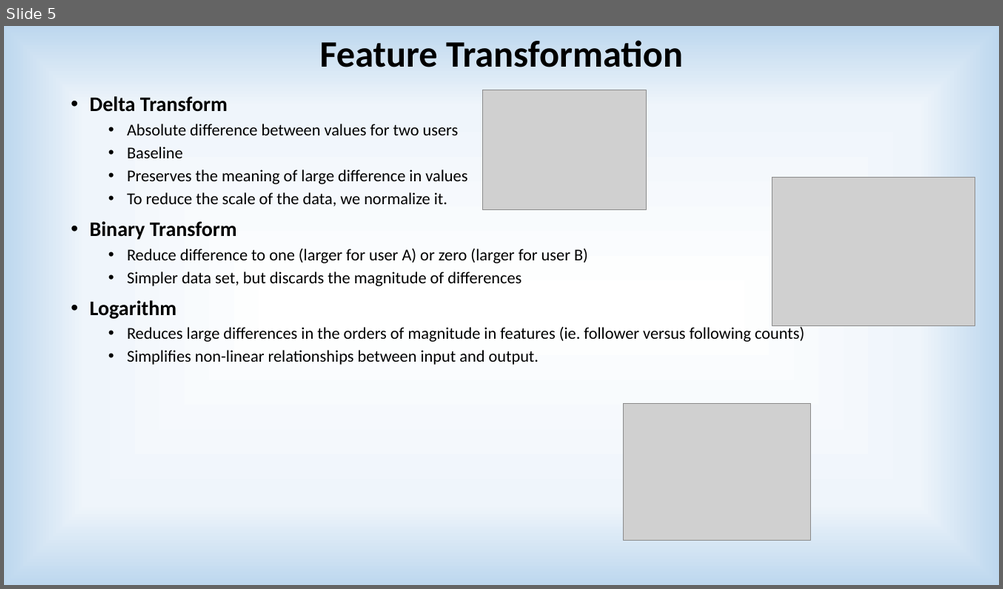
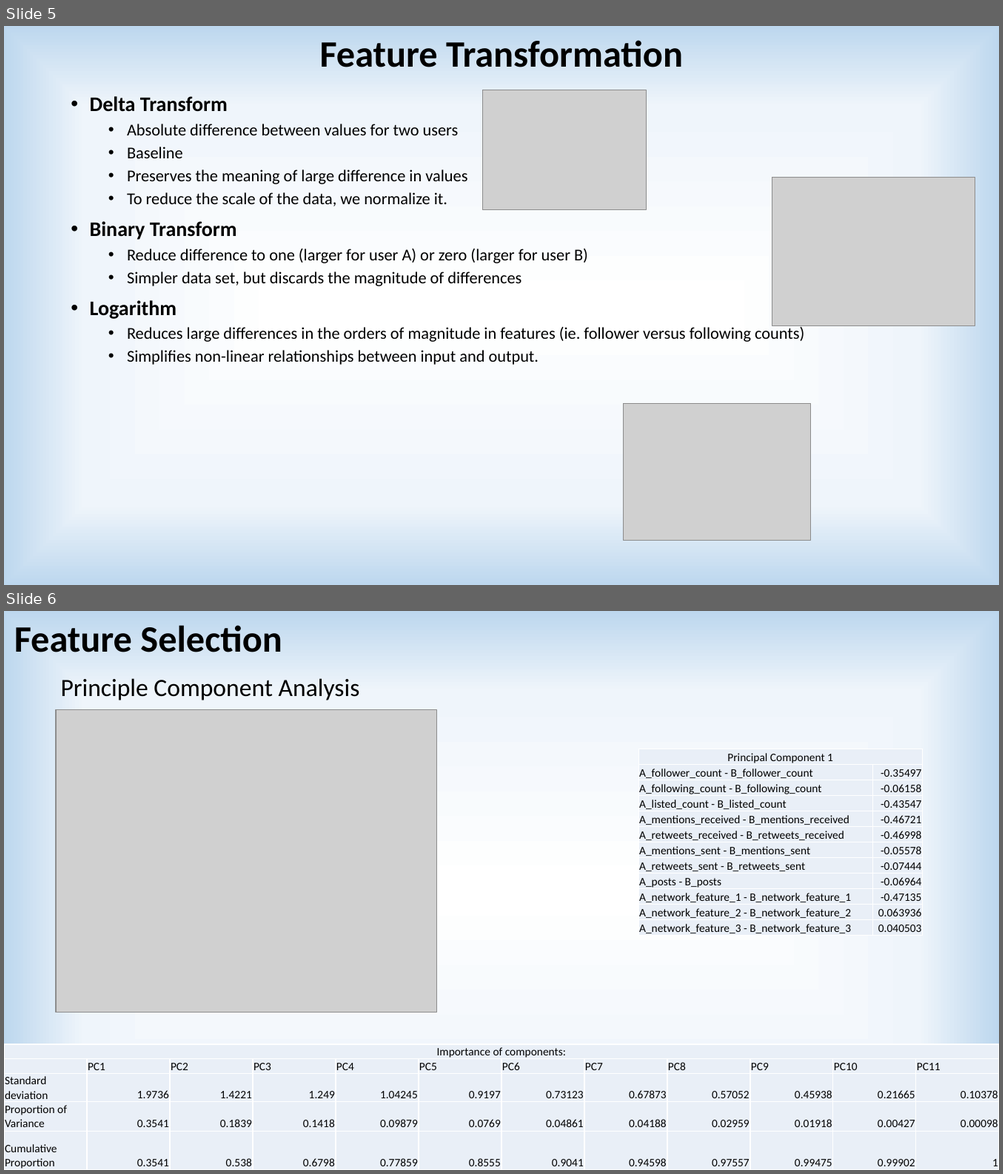
Before and after one commit to akshaymehra24/who-is-more-influential, a slide deck: Predicting Influencers in a Social Network.pptx. Shown one above the other, each under a label of ours: slide 5 before the commit, slides 5 and 6 after it. The pictures are 1003x589 and 1003x1174 pixels, drawn with LibreOffice and Linux fonts; fonts in the diff are those of the drawing; grey boxes stand for pictures. Boxes give left, top, right and bottom in pixels: in the first picture for what was removed or moved away, otherwise in the second. Text is boxed around its words. In the diff, an @@ line names an element or a change of style, - is before the commit and + after.

```diff
--- a/Predicting Influencers in a Social Network.pptx
+++ b/Predicting Influencers in a Social Network.pptx
@@ slide 6 added at bbox=[4, 611, 999, 1170], background gradient #FFFFFF to #EFF5FB to #BDD7EE @@
@@ text added at bbox=[14, 625, 282, 652], 36 pt, text #000000, bold @@
+Feature Selection
@@ text added at bbox=[61, 678, 360, 701], 24 pt, text #000000 @@
+  Principle Component Analysis
@@ picture added at bbox=[56, 709, 436, 1012] @@
@@ table added at bbox=[638, 749, 922, 937], 12 rows, 2 columns @@
+Principal Component 1 | 
+A_follower_count - B_follower_count | -0.35497
+A_following_count - B_following_count | -0.06158
+A_listed_count - B_listed_count | -0.43547
+A_mentions_received - B_mentions_received | -0.46721
+A_retweets_received - B_retweets_received | -0.46998
+A_mentions_sent - B_mentions_sent | -0.05578
+A_retweets_sent - B_retweets_sent | -0.07444
+A_posts - B_posts | -0.06964
+A_network_feature_1 - B_network_feature_1 | -0.47135
+A_network_feature_2 - B_network_feature_2 | 0.063936
+A_network_feature_3 - B_network_feature_3 | 0.040503
@@ table added at bbox=[4, 1045, 998, 1170], 5 rows, 12 columns @@
+Importance of components: |  |  |  |  |  |  |  |  |  |  | 
+ | PC1 | PC2 | PC3 | PC4 | PC5 | PC6 | PC7 | PC8 | PC9 | PC10 | PC11
+Standard deviation | 1.9736 | 1.4221 | 1.249 | 1.04245 | 0.9197 | 0.73123 | 0.67873 | 0.57052 | 0.45938 | 0.21665 | 0.10378
+Proportion of Variance | 0.3541 | 0.1839 | 0.1418 | 0.09879 | 0.0769 | 0.04861 | 0.04188 | 0.02959 | 0.01918 | 0.00427 | 0.00098
+Cumulative Proportion | 0.3541 | 0.538 | 0.6798 | 0.77859 | 0.8555 | 0.9041 | 0.94598 | 0.97557 | 0.99475 | 0.99902 | 1
```
Also in this commit, not shown: 5 slides changed, 4 other slides added, 2 slides removed, 28 other files.
